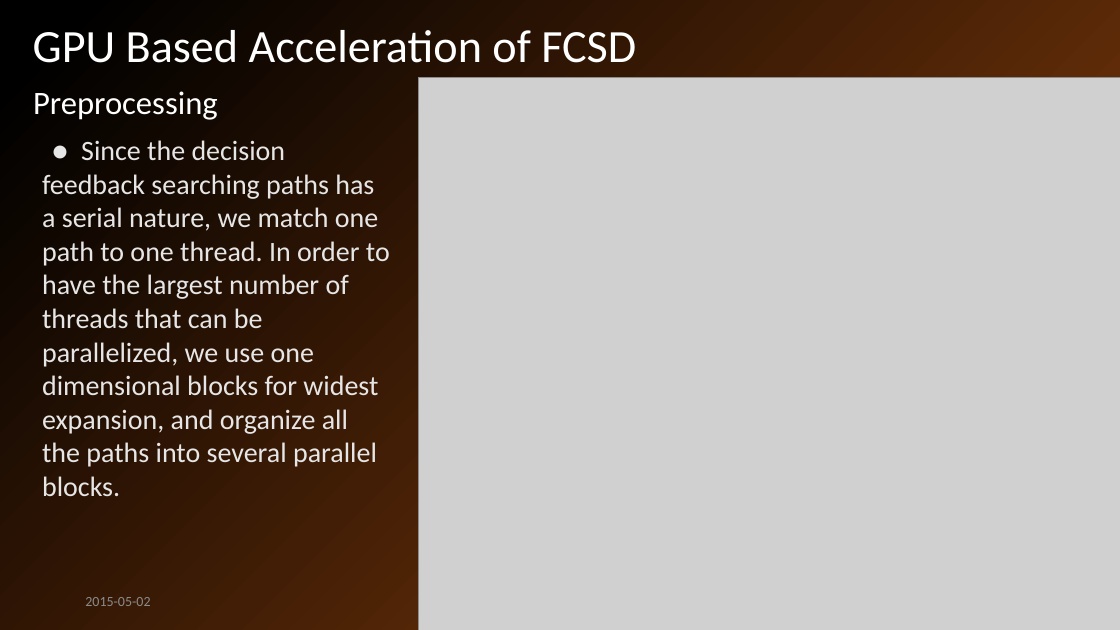
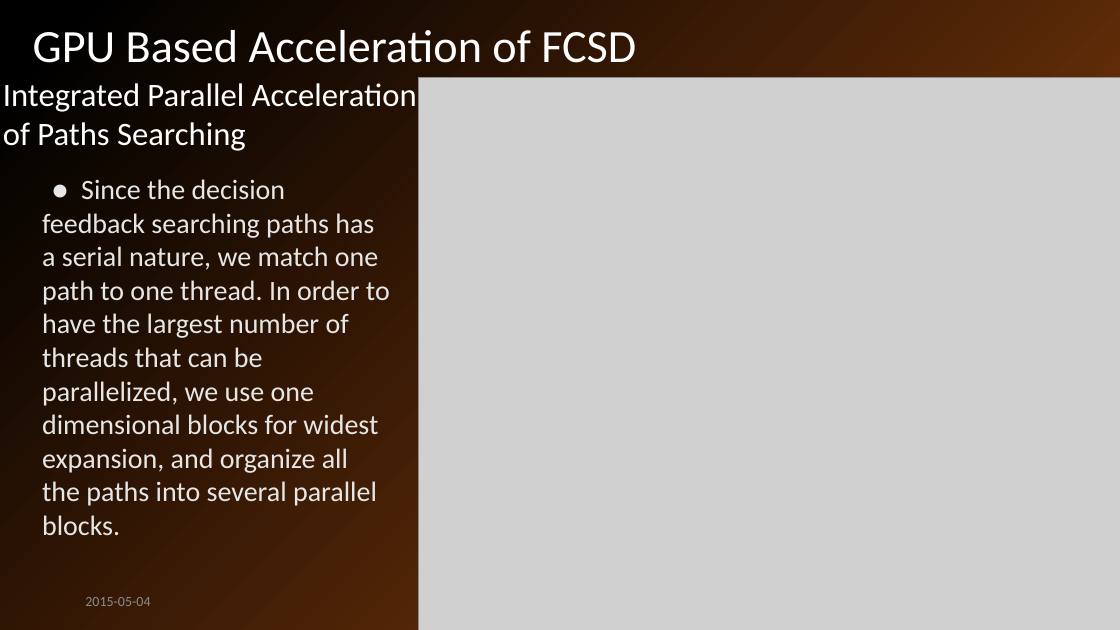
Before and after one commit to john-jiang-ca/Tianpei, a slide deck: slide 15 of FCSD-CUDA project/Presentation/CCECE2015 Presentation Tianpei Chen.pptx. Drawn at 1120x630 pixels with LibreOffice and Linux fonts; fonts in the diff are those of the drawing; grey boxes stand for pictures. Boxes give left, top, right and bottom in pixels: in the first picture for what was removed or moved away, otherwise in the second. Text is boxed around its words. In the diff, an @@ line names an element or a change of style, - is before the commit and + after.

Commit message:
The 3rd revision of the Presentation

```diff
--- a/FCSD-CUDA project/Presentation/CCECE2015 Presentation Tianpei Chen.pptx
+++ b/FCSD-CUDA project/Presentation/CCECE2015 Presentation Tianpei Chen.pptx
@@ text at (3,83,417,151): text changed @@
-Preprocessing
+Integrated Parallel Acceleration of Paths Searching
@@ text "● Since the decision feedback ...": place and size @@
-text "● Since the decision feedback ..." at (42,140,390,496)
+text "● Since the decision feedback ..." at (42,179,390,535)
@@ text at (85,597,150,606): text changed @@
-2015-05-02
+2015-05-04
```
Also in this commit, not shown: 20 other slides changed, 1 other file.
